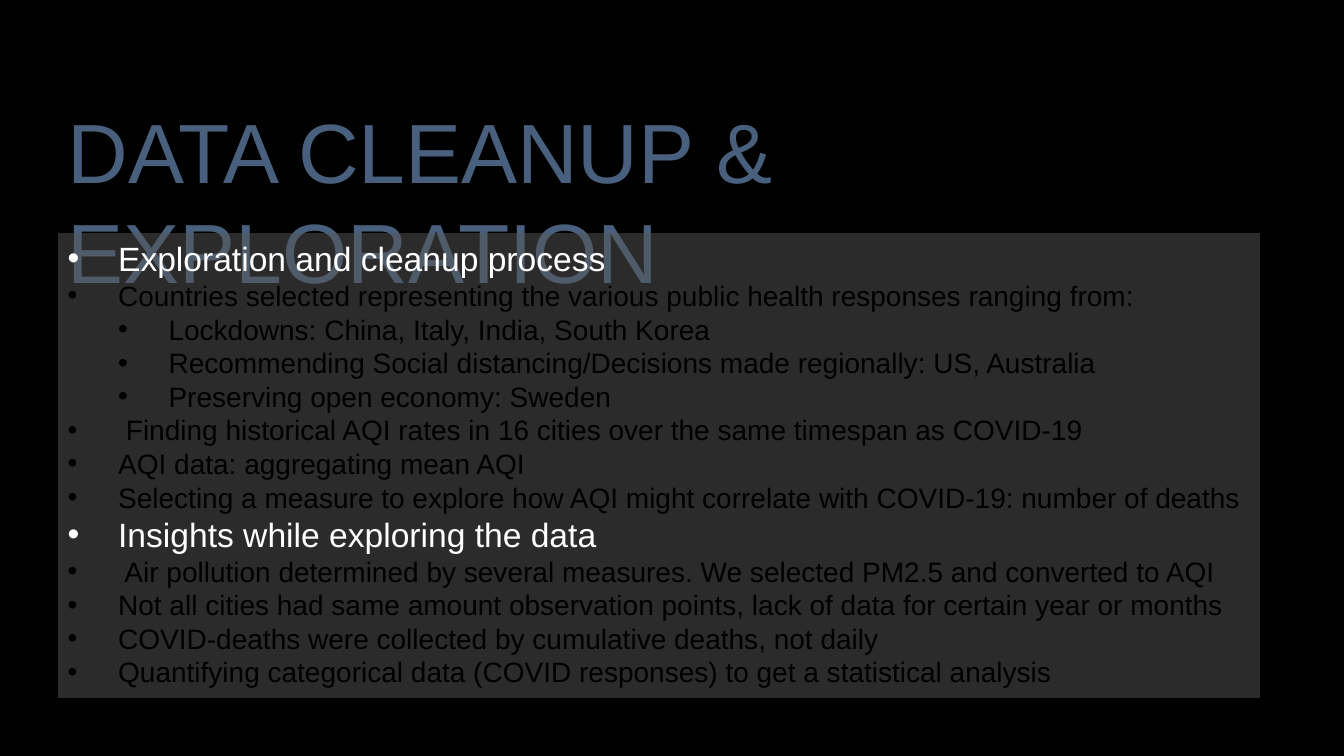
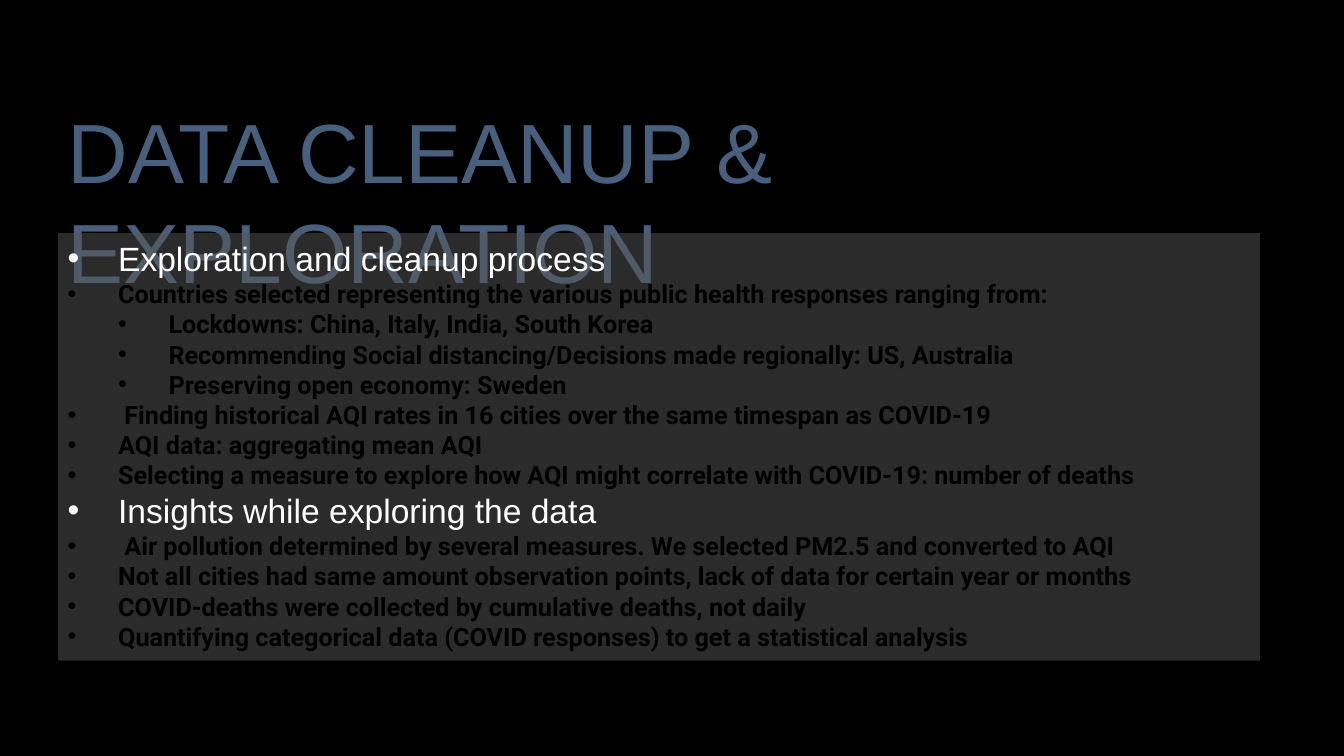
Before and after one commit to rigsbyk/Project-One, a slide deck: slide 6 of Presentation_Slides.pptx. Drawn at 1344x756 pixels with LibreOffice and Linux fonts; fonts in the diff are those of the drawing; background and template pictures are left out. Boxes give left, top, right and bottom in pixels: in the first picture for what was removed or moved away, otherwise in the second. Text is boxed around its words. In the diff, an @@ line names an element or a change of style, - is before the commit and + after.

```diff
--- a/Presentation_Slides.pptx
+++ b/Presentation_Slides.pptx
@@ rectangle "Exploration and cleanup process": place and size @@
-rectangle "Exploration and cleanup process" at (57,233,1260,698)
+rectangle "Exploration and cleanup process" at (57,233,1260,660)
@@ text in rectangle at (118,280,1134,651): size 20 to 18 pt, font Arial to Roboto, bold on @@
```
Also in this commit, not shown: 6 other slides changed, 1 slide added.
